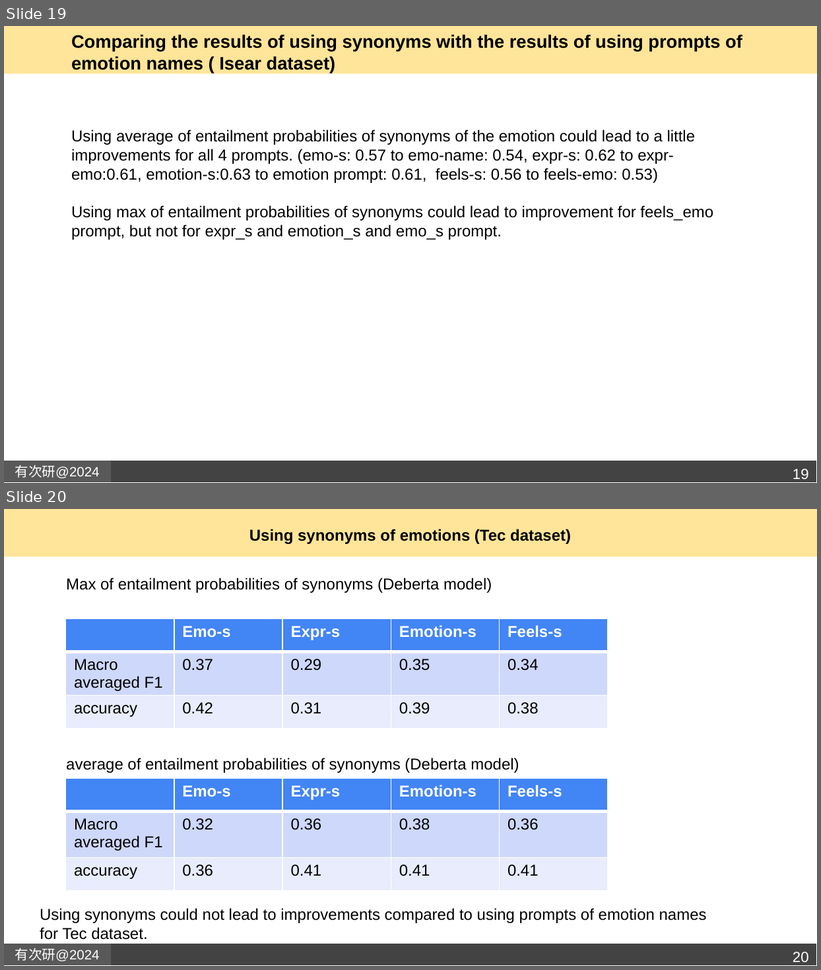
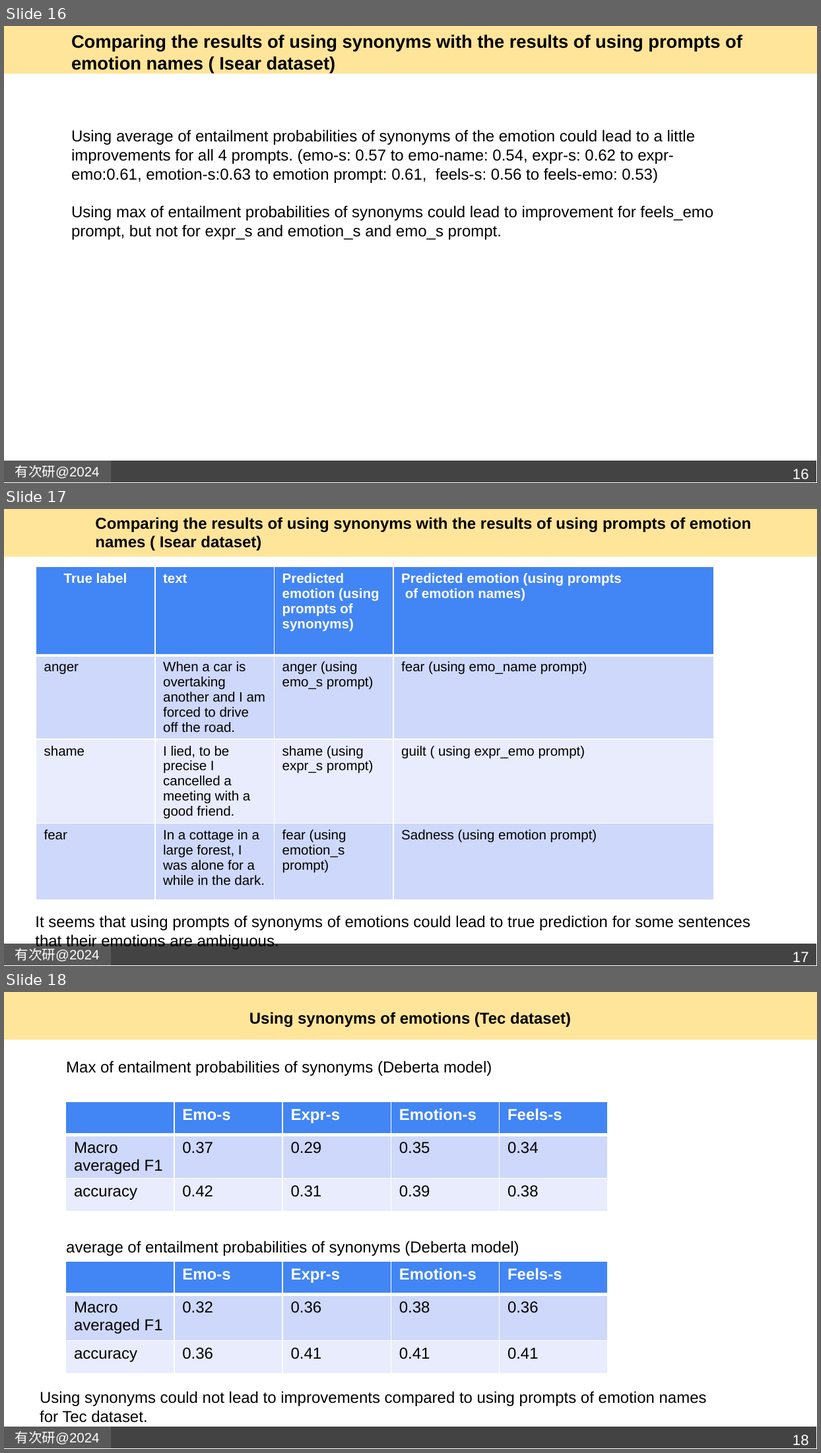
Before and after one commit to Gita1996/Emotion-classification-in-text, a slide deck: emotion classification_report_anaysis_synonyms.pptx. Shown one above the other, each under a label of ours: slides 19 and 20 before the commit, slides 16, 17 and 18 after it. The pictures are 821x970 and 821x1453 pixels, drawn with LibreOffice and Linux fonts; fonts in the diff are those of the drawing; background and template pictures are left out. Boxes give left, top, right and bottom in pixels: in the first picture for what was removed or moved away, otherwise in the second. Text is boxed around its words. In the diff, an @@ line names an element or a change of style, - is before the commit and + after.

```diff
--- a/emotion classification_report_anaysis_synonyms.pptx
+++ b/emotion classification_report_anaysis_synonyms.pptx
@@ slide 17 added at box(4, 509, 817, 966), background #FFFFFF; not listed: 3 template elements that a slide beside it also shows @@
@@ text added at box(95, 517, 751, 551), 14 pt, text #000000, bold @@
+Comparing the results of using synonyms with the results of using prompts of emotion names ( Isear dataset)
@@ table added at box(36, 566, 715, 912), 4 rows, 4 columns @@
+True label | text | Predicted emotion (using prompts of synonyms) | Predicted emotion (using prompts / of emotion names)
+anger | When a car is overtaking another and I am forced to drive off the road. | anger (using emo_s prompt) | fear (using emo_name prompt)
+shame | I lied, to be precise I cancelled a meeting with a good friend. | shame (using expr_s prompt) | guilt ( using expr_emo prompt)
+fear | In a cottage in a large forest, I was alone for a while in the dark. | fear (using emotion_s prompt) | Sadness (using emotion prompt)
@@ text added at box(35, 916, 750, 951), 14 pt, text #000000 @@
+It seems that using prompts of synonyms of emotions could lead to true prediction for some sentences that their emotions are ambiguous.
@@ page number added at box(793, 952, 809, 962), 13 pt, text #FFFFFF @@
+17
@@ what was slide 19 is now slide 16 @@
@@ page number at box(793, 469, 809, 479): text changed @@
-19
+16
@@ what was slide 20 is now slide 18 @@
@@ page number at box(793, 1435, 809, 1445): text changed @@
-20
+18
```
Also in this commit, not shown: 6 slides changed, 1 other slide added, 4 slides removed.
